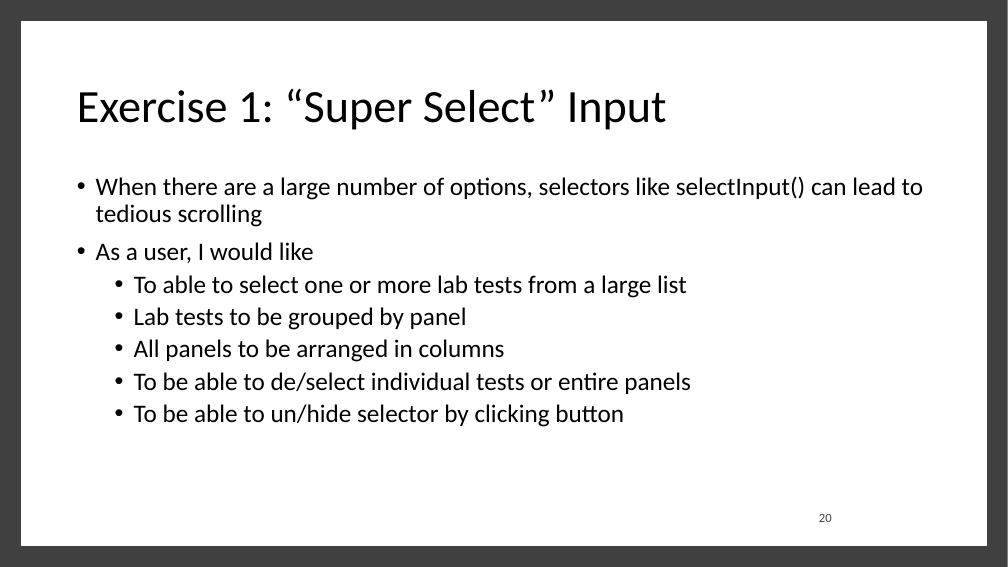
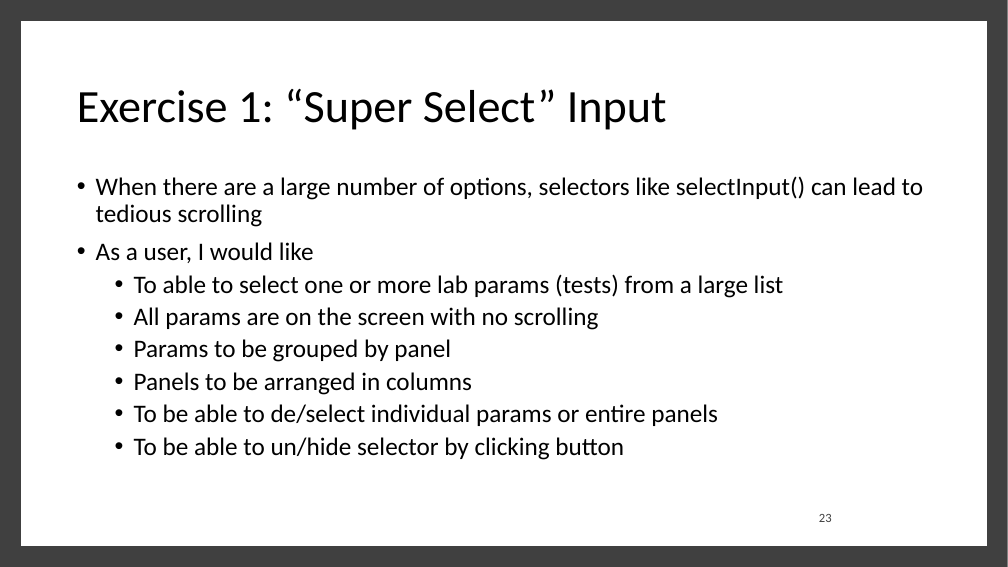
Before and after one commit to rdavidhall3/r-pharma-js-toolchain-2022, a slide deck: slide 23 of workshop/RPharma_2022_Hall_v2.pptx (slide 20 before the commit). Drawn at 1008x567 pixels with LibreOffice and Linux fonts; fonts in the diff are those of the drawing. Boxes give left, top, right and bottom in pixels: in the first picture for what was removed or moved away, otherwise in the second. Text is boxed around its words. In the diff, an @@ line names an element or a change of style, - is before the commit and + after.

Commit message:
Powerpoint tweaks

```diff
--- a/workshop/RPharma_2022_Hall_v2.pptx
+++ b/workshop/RPharma_2022_Hall_v2.pptx
@@ text at <box>134,274,784,426</box>: text changed @@
-  • To able to select one or more lab tests from a large list
-  • Lab tests to be grouped by panel
-  • All panels to be arranged in columns
-  • To be able to de/select individual tests or entire panels
+  • To able to select one or more lab params (tests) from a large list
+  • All params are on the screen with no scrolling
+  • Params to be grouped by panel
+  • Panels to be arranged in columns
+  • To be able to de/select individual params or entire panels
@@ page number at <box>819,514,832,522</box>: text changed @@
-20
+23
```
Also in this commit, not shown: 8 other slides changed, 2 slides added, 1 slide removed.
